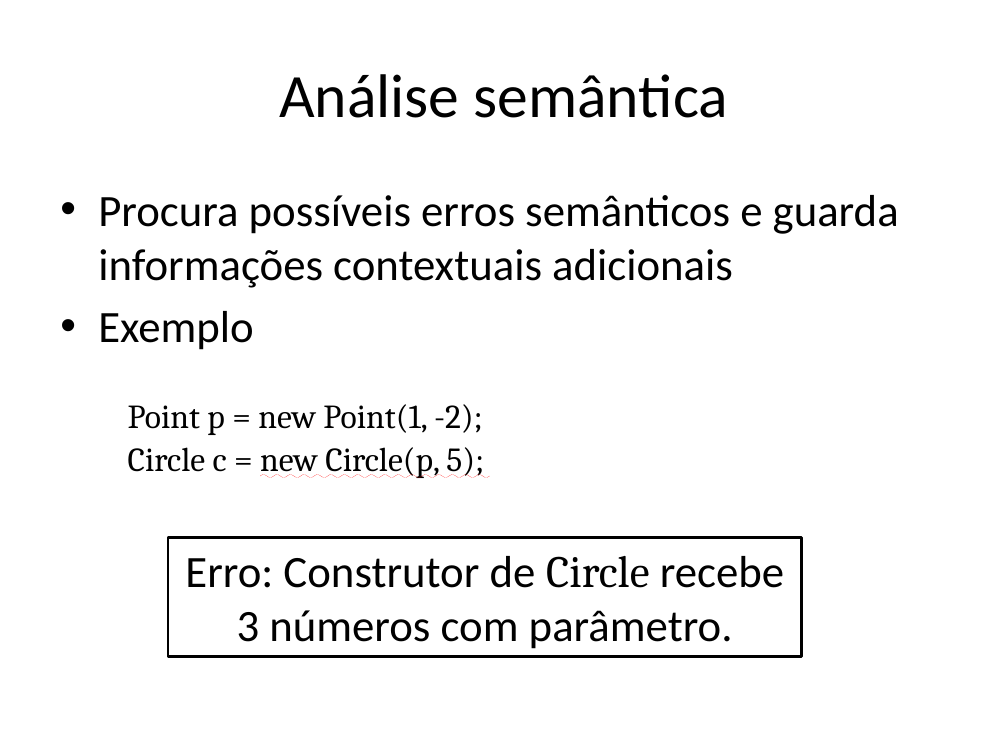
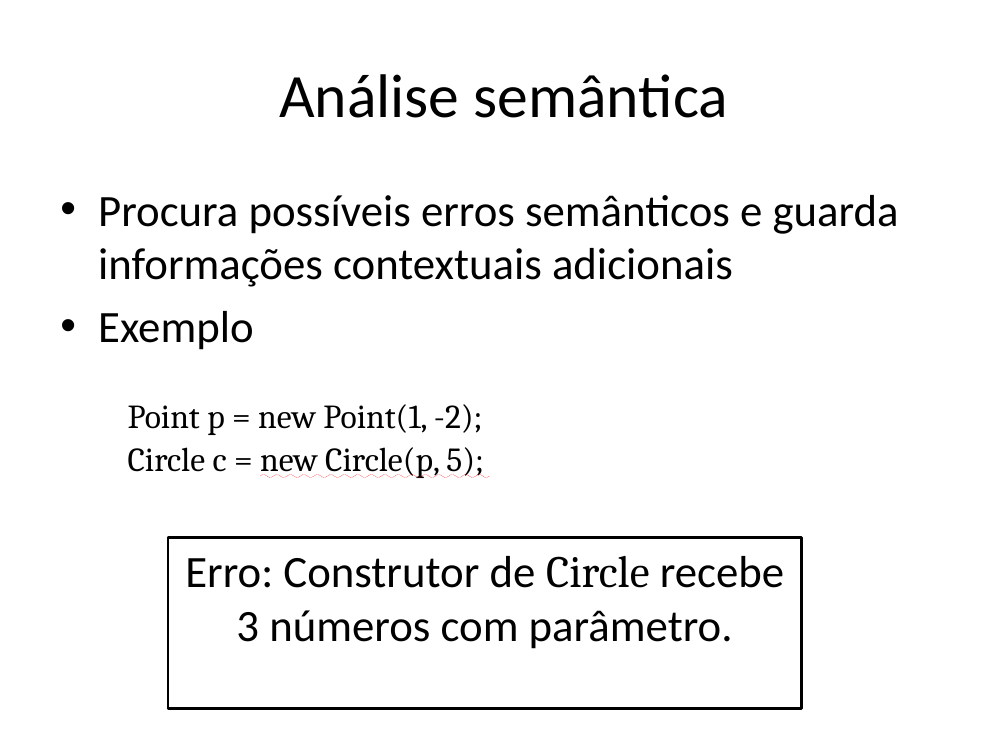
Before and after one commit to damorim/compilers-cin, a slide deck: slide 27 of slides-aulas/intro.pptx. Drawn at 1008x756 pixels with LibreOffice and Linux fonts; fonts in the diff are those of the drawing. Boxes give left, top, right and bottom in pixels: in the first picture for what was removed or moved away, otherwise in the second. Text is boxed around its words. In the diff, an @@ line names an element or a change of style, - is before the commit and + after.

```diff
--- a/slides-aulas/intro.pptx
+++ b/slides-aulas/intro.pptx
@@ text "Procura possíveis erros semânticos e ..." at <box>98,195,899,350</box>: indent changed @@
@@ text "Point p = new Point(1, ..." at <box>128,404,484,478</box>: indent changed @@
@@ rectangle "Erro: Construtor de Circle recebe ...": place and size @@
-rectangle "Erro: Construtor de Circle recebe ..." at <box>168,537,802,656</box>
+rectangle "Erro: Construtor de Circle recebe ..." at <box>168,537,802,709</box>
```
Also in this commit, not shown: 29 other slides changed.
